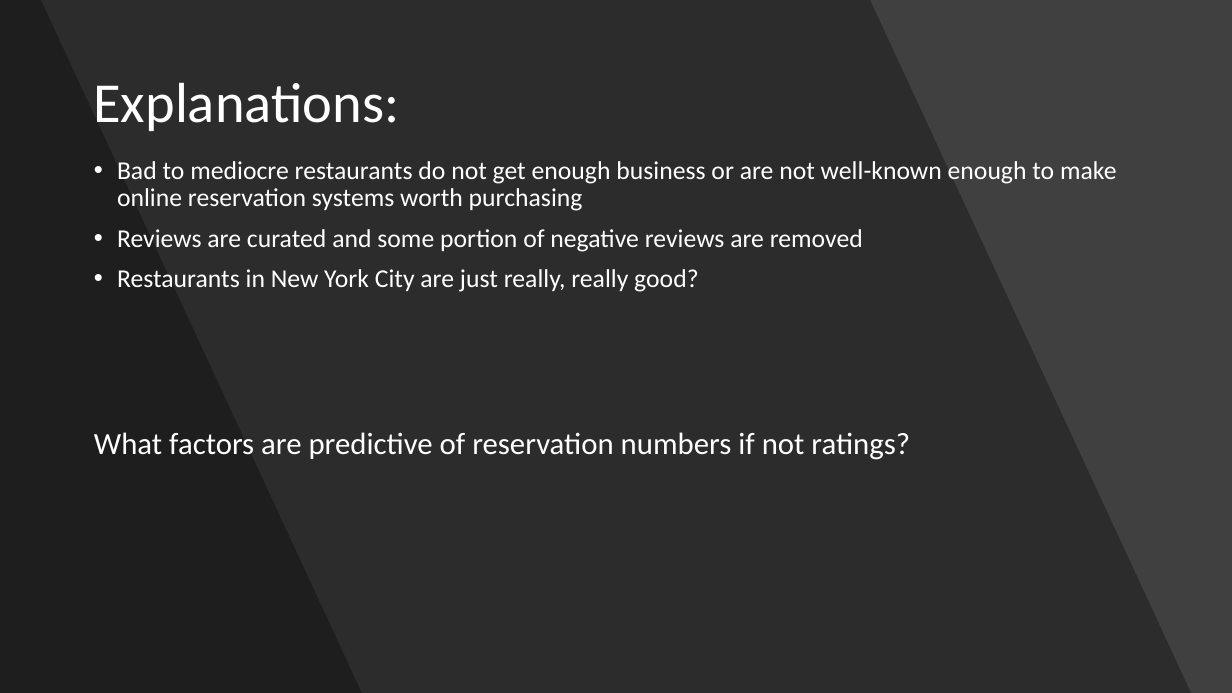
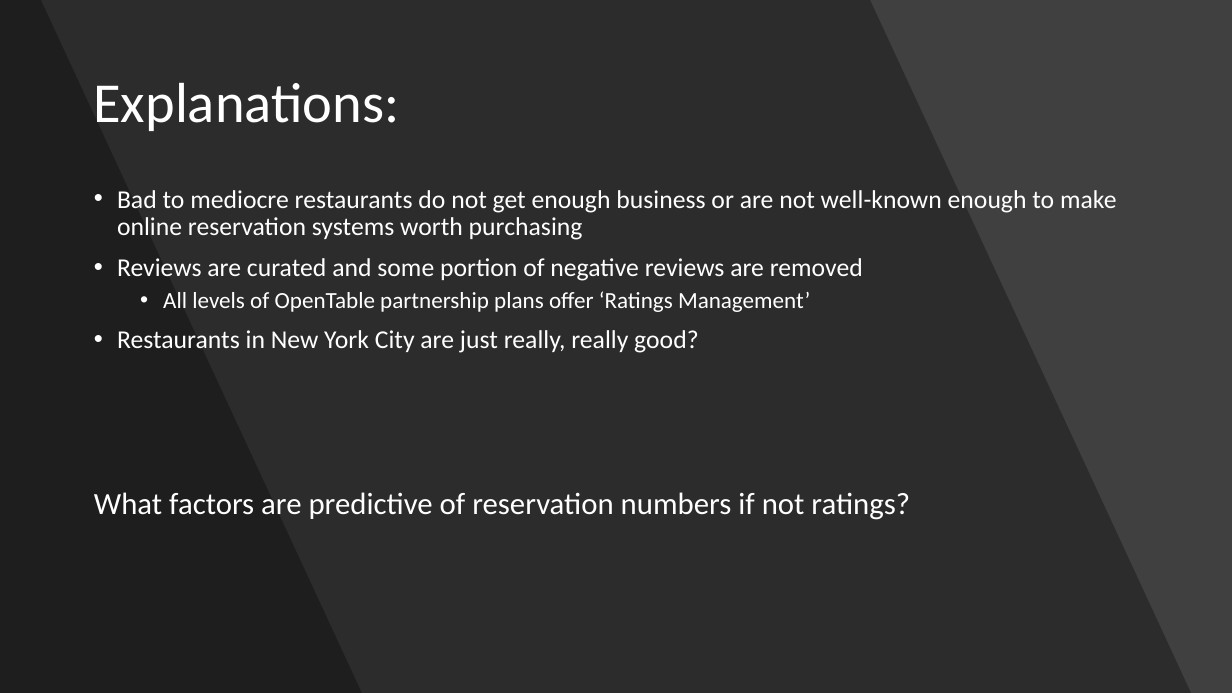
Before and after one commit to faymatt99/opentable_scraping_analysis, a slide deck: slide 13 of opentable_analysis_presentation.pptx (slide 14 before the commit). Drawn at 1232x693 pixels with LibreOffice and Linux fonts; fonts in the diff are those of the drawing. Boxes give left, top, right and bottom in pixels: in the first picture for what was removed or moved away, otherwise in the second. Text is boxed around its words. In the diff, an @@ line names an element or a change of style, - is before the commit and + after.

```diff
--- a/opentable_analysis_presentation.pptx
+++ b/opentable_analysis_presentation.pptx
@@ text "Bad to mediocre restaurants do ..." moved from (x1=94, y1=161, x2=1117, y2=460) to (x1=94, y1=190, x2=1117, y2=520) @@
@@ text at (x1=163, y1=291, x2=810, y2=312): paragraph added @@
+  • All levels of OpenTable partnership plans offer ‘Ratings Management’
```
Also in this commit, not shown: 15 other slides changed, 2 slides added, 2 slides removed, 2 other files.
